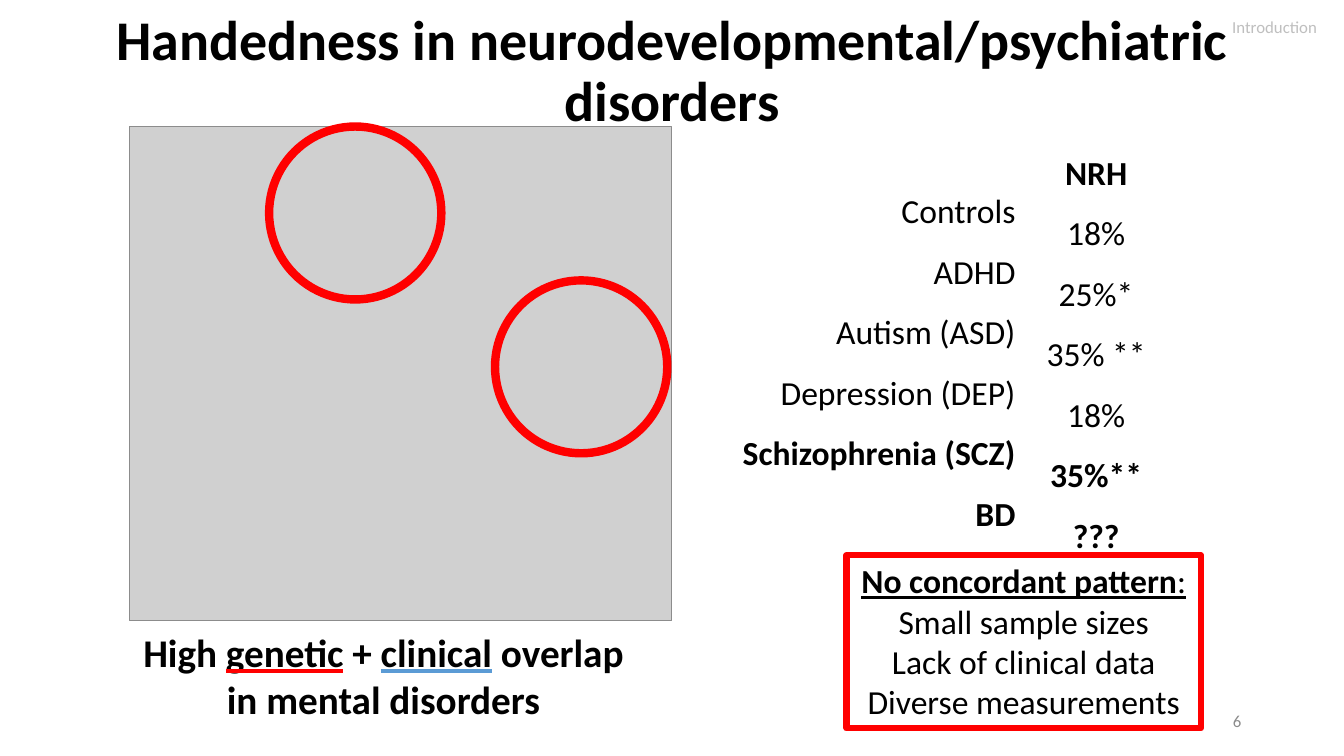
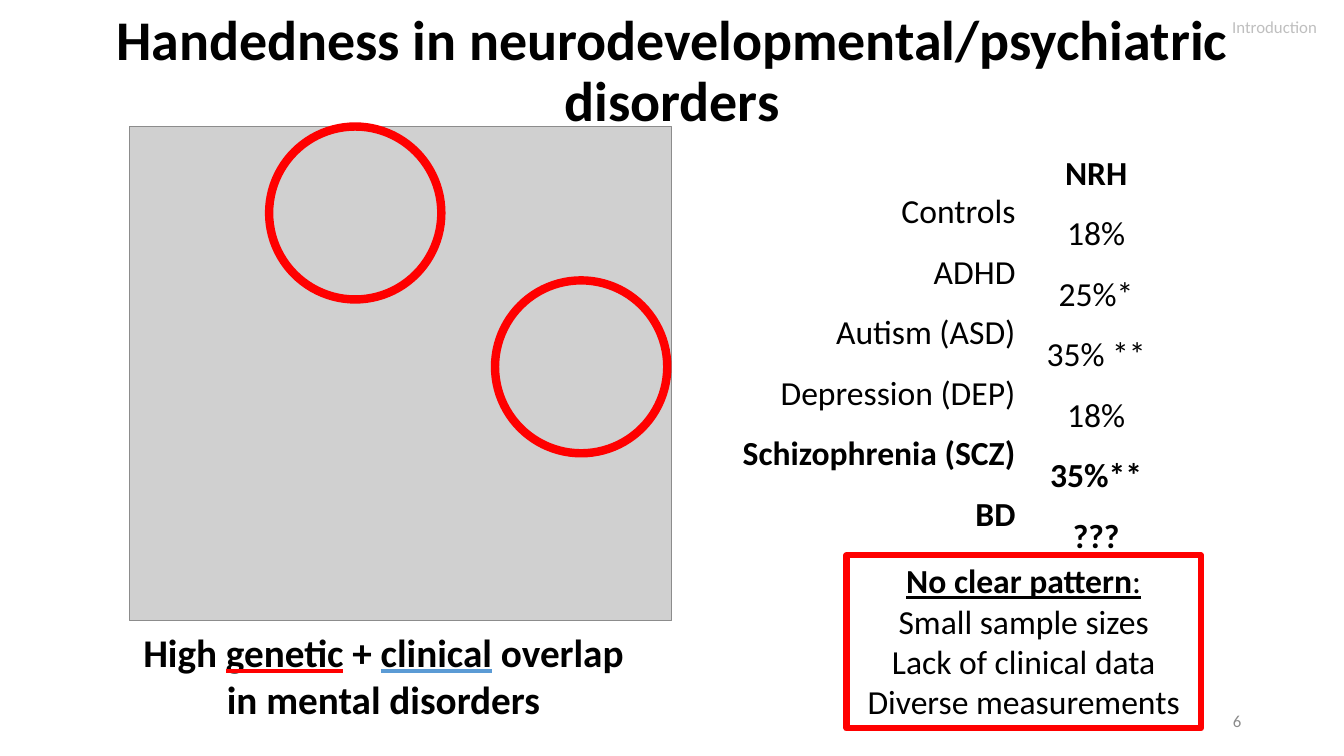
Before and after one commit to igarcia17/EHI_laterality, a slide deck: slide 6 of NorthSeaLateralityCongress_InesGarciaOrtiz.pptx. Drawn at 1344x756 pixels with LibreOffice and Linux fonts; fonts in the diff are those of the drawing; grey boxes stand for pictures. Boxes give left, top, right and bottom in pixels: in the first picture for what was removed or moved away, otherwise in the second. Text is boxed around its words. In the diff, an @@ line names an element or a change of style, - is before the commit and + after.

```diff
--- a/NorthSeaLateralityCongress_InesGarciaOrtiz.pptx
+++ b/NorthSeaLateralityCongress_InesGarciaOrtiz.pptx
@@ text in rectangle at bbox=[906, 569, 1141, 599]: text changed @@
-No concordant pattern:
+No clear pattern:
```
Also in this commit, not shown: 10 other slides changed, 2 slides added, 1 slide removed, 1 other file.
